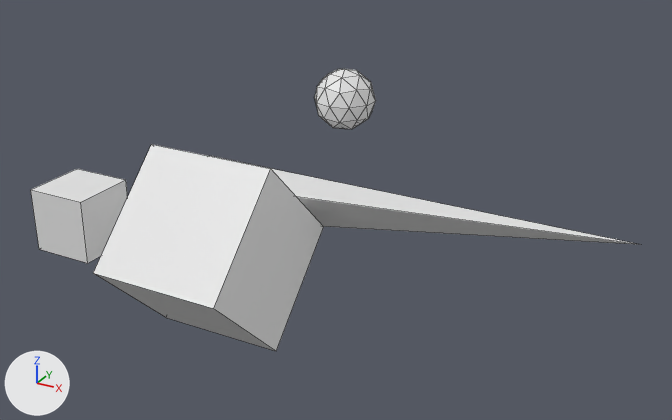
A saved change to the Blender file tools/TL1.blend.
Before and after are seen from a 50 mm camera at (16.64, -22.39, 11.75) aimed at (4.69, -0.66, 0.88). The lights are fixed; the arrows at lower left show +X, +Y and +Z. The picture after the commit comes second. Mesh edges are drawn as thin lines.

The older version as bpy lines, for what is in view:
```python
me_cube = bpy.data.meshes.new('Cube')
me_cube.from_pydata(...)  # 8 vertices, 6 faces; spans x -1.0..13.0, y -1.0..1.0, z -1.0..1.0
me_cube.materials.append(mat_material)  # white #e7e7e7
# before: 0 (13.0, 1.0, 1.0) at pixel (641, 244), 1 (1.0, 1.0, -1.0), 2 (1.0, -1.0, 1.0), 3 (1.0, -1.0, -1.0), 4 (-1.0, 1.0, 1.0) at pixel (209, 155)
# before: 5 (-1.0, 1.0, -1.0), 6 (-1.0, -1.0, 1.0)
me_ico球 = bpy.data.meshes.new('ICO球')
me_ico球.from_pydata(...)  # an icosphere of 80 faces spanning x -0.95..0.95, y -1.0..1.0, z -1.0..1.0
me_立方体 = bpy.data.meshes.new('立方体')
me_立方体.from_pydata(...)  # a box spanning x -1.0..1.0, y -1.0..1.0, z -1.0..1.0
ob_cube = bpy.data.objects.new('Cube', me_cube)
ob_cube.location = (0.0, 0.0, 0.0)
ob_ico球 = bpy.data.objects.new('ICO球', me_ico球)
ob_ico球.parent = ob_cube
ob_ico球.location = (3.0, 3.0, 3.0)
ob_立方体 = bpy.data.objects.new('立方体', me_立方体)
ob_立方体.parent = ob_ico球empty
ob_立方体.location = (5.0, 0.0, 0.0)
ob_立方体.rotation_euler = (0.785, 0.0, 0.0)  # degrees (45, 0, 0)
ob_立方体.scale = (2.0, 2.0, 2.0)
# also in view: '立方体.001' at (-3.0, -3.0, 0.0)
```
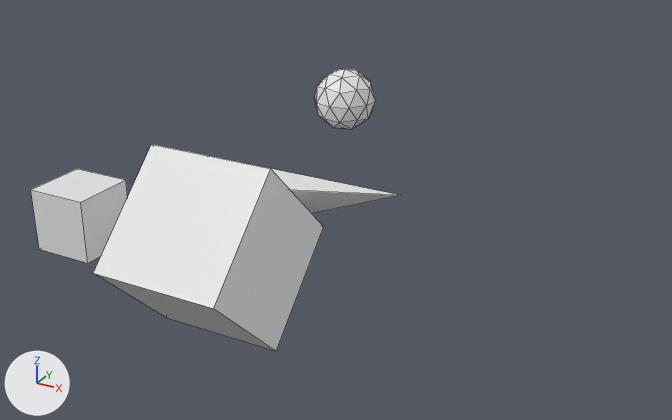
Location of each change, (x1, y1, x2, y2) in pixels of the pictures (672 x 420 px):
'Cube', reshaped
    before: (211, 156, 641, 245)
    after: (211, 156, 400, 213)

The change, as a diff of the scene's bpy script:
```diff
--- a/tools/TL1.blend.py
+++ b/tools/TL1.blend.py
@@ me_cube @@
 # used by ob_cube; location = (0.0, 0.0, 0.0)
 # verts and faces of me_cube; kept vertices keep their numbers, new ones are numbered from 8
-me_cube.from_pydata(...)  # 8 vertices, 6 faces; spans x -1.0..13.0, y -1.0..1.0, z -1.0..1.0
-me_cube.materials.append(mat_material)  # white #e7e7e7
+me_cube.from_pydata(...)  # 8 vertices, 6 faces; spans x -1.0..6.0, y -1.0..1.0, z -1.0..1.0
+# me_cube part 1
+delete_vertices([0])  # with the faces that use them
+verts[8] = (6.0, 1.0, 1.0)  # pixel (401, 195)
+faces += [(1, 5, 4, 8), (1, 8, 2, 3), (2, 8, 4, 6)]
```
